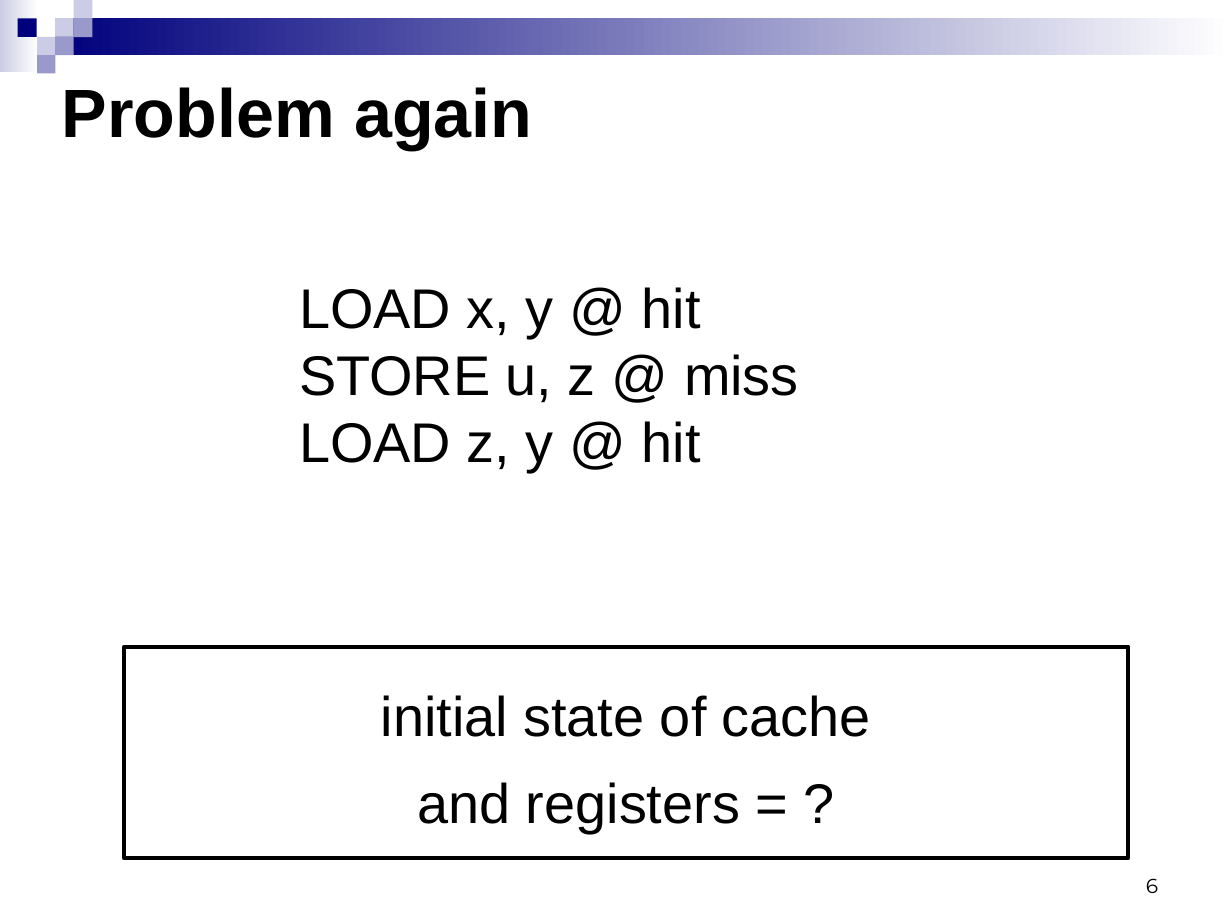
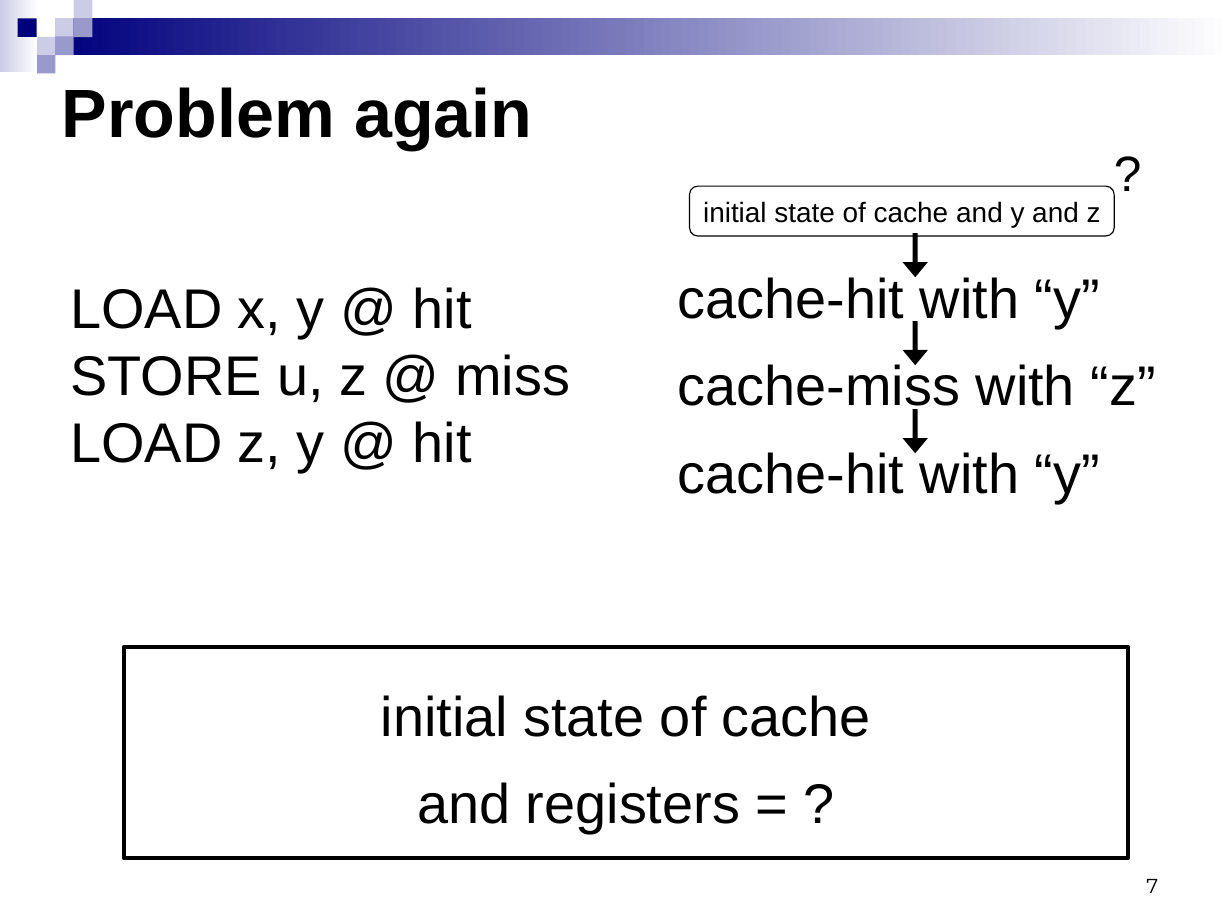
Before and after one commit to kornevgen/tesla-project, a slide deck: slide 7 of papers/unpublished/SummerSchool09/sumsch09-3.ppt (slide 6 before the commit). Drawn at 1232x924 pixels with LibreOffice and Linux fonts; fonts in the diff are those of the drawing. Boxes give left, top, right and bottom in pixels: in the first picture for what was removed or moved away, otherwise in the second. Text is boxed around its words. In the diff, an @@ line names an element or a change of style, - is before the commit and + after.

```diff
--- a/papers/unpublished/SummerSchool09/sumsch09-3.ppt
+++ b/papers/unpublished/SummerSchool09/sumsch09-3.ppt
@@ text added at [1103,136,1154,208], 32 pt, text #000000 @@
+?
@@ rounded rectangle added at [690,187,1115,237], outline #000000 0.74 pt, 18 pt, text #000000 @@
+initial state of cache and y and z
@@ arrow added from (916, 234) to (916, 277), #000000 3.26 pt @@
@@ subtitle "LOAD x, y @ hit ...": place and size @@
-subtitle "LOAD x, y @ hit ..." at [299,287,799,472]
+subtitle "LOAD x, y @ hit ..." at [70,287,570,472]
@@ text added at [678,277,1155,502], 36 pt, text #000000 @@
+cache-hit with “y”
+cache-miss with “z”
+cache-hit with “y”
@@ arrow added from (916, 321) to (916, 366), #000000 3.26 pt @@
@@ arrow added from (916, 409) to (916, 454), #000000 3.26 pt @@
@@ page number at [1146,879,1158,893]: text changed @@
-6
+7
```
Also in this commit, not shown: 13 other slides changed, 1 slide added.
